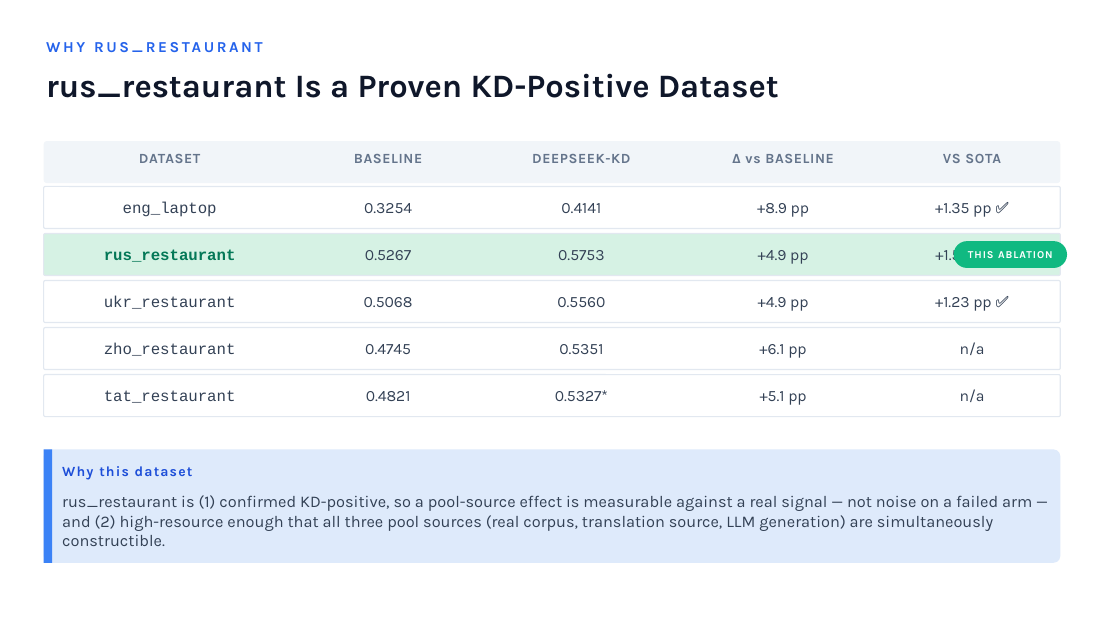
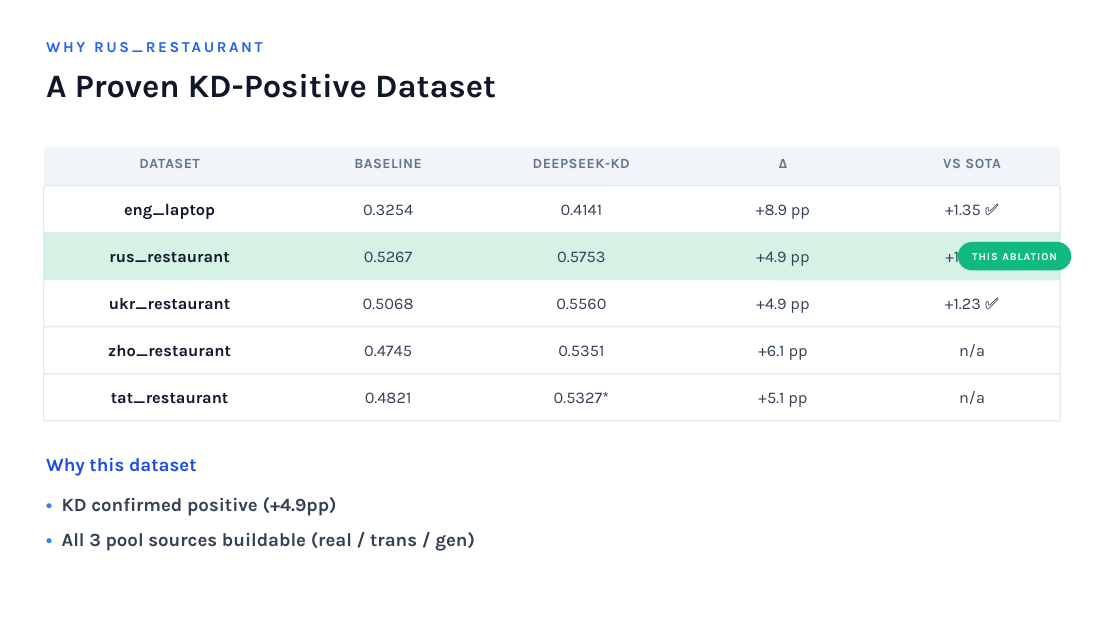
Before and after one commit to magnum-qin/ABSA-QUAD, a slide deck: slide 3 of docs/KD_pool_source_ablation_20260703.pptx. Drawn at 1120x630 pixels with LibreOffice and Linux fonts; fonts in the diff are those of the drawing. Boxes give left, top, right and bottom in pixels: in the first picture for what was removed or moved away, otherwise in the second. Text is boxed around its words. In the diff, an @@ line names an element or a change of style, - is before the commit and + after.

Commit message:
feat: update KD pool source ablation presentation

```diff
--- a/docs/KD_pool_source_ablation_20260703.pptx
+++ b/docs/KD_pool_source_ablation_20260703.pptx
@@ text at box(46, 73, 496, 98): text changed @@
-rus_restaurant Is a Proven KD-Positive Dataset
+A Proven KD-Positive Dataset
@@ rounded rectangle: place and size @@
-rounded rectangle at box(44, 141, 1060, 183)
+rounded rectangle at box(44, 147, 1060, 186)
@@ text at box(779, 159, 788, 168): text changed @@
-Δ vs BASELINE
+Δ
@@ letter spacing 0.5 to 0.4 pt in 4 elements at box(139, 159, 200, 168), box(533, 159, 630, 168), box(354, 159, 421, 168), box(943, 159, 1000, 168) @@
@@ rounded rectangle: place and size @@
-rounded rectangle at box(44, 187, 1060, 229)
+rounded rectangle at box(44, 186, 1060, 233)
@@ text at box(945, 204, 981, 215): text changed; size 13.5 to 14 pt @@
-+1.35 pp ✅
++1.35 ✅
@@ rounded rectangle: place and size @@
-rounded rectangle at box(44, 234, 1060, 276)
+rounded rectangle at box(44, 233, 1060, 280)
@@ text "rus_restaurant" at box(109, 252, 229, 263): size 13.5 to 14 pt, font Courier New to Karla, text colour #047857 to #0F172A @@
@@ text at box(945, 248, 980, 267): text changed; size 13.5 to 14 pt @@
-+1.54 pp ✅
++1.54 ✅
@@ rounded rectangle "THIS ABLATION": place and size @@
-rounded rectangle "THIS ABLATION" at box(954, 241, 1067, 268)
+rounded rectangle "THIS ABLATION" at box(958, 242, 1071, 271)
@@ rounded rectangle: place and size @@
-rounded rectangle at box(44, 281, 1060, 323)
+rounded rectangle at box(44, 280, 1060, 327)
@@ text at box(945, 298, 981, 309): text changed; size 13.5 to 14 pt @@
-+1.23 pp ✅
++1.23 ✅
@@ rounded rectangle: place and size @@
-rounded rectangle at box(44, 328, 1060, 370)
+rounded rectangle at box(44, 327, 1060, 374)
@@ proportions changed in 5 elements at box(44, 186, 1060, 233), box(44, 233, 1060, 280), box(44, 280, 1060, 327), box(44, 327, 1060, 374), box(44, 374, 1060, 421) @@
@@ rounded rectangle: place and size @@
-rounded rectangle at box(44, 375, 1060, 417)
+rounded rectangle at box(44, 374, 1060, 421)
@@ size 13.5 to 14 pt, font Courier New to Karla, text colour #334155 to #0F172A, bold on in 4 elements at box(124, 203, 215, 219), box(109, 297, 231, 310), box(108, 344, 231, 357), box(111, 393, 229, 404) @@
@@ size 13.5 to 14 pt in 17 elements at box(561, 204, 603, 215), box(756, 204, 810, 219), box(557, 251, 605, 262), box(756, 251, 809, 266), box(363, 204, 413, 215), box(364, 251, 412, 262), box(558, 345, 604, 356), box(556, 298, 606, 309), box(758, 345, 808, 360), box(554, 392, 609, 403), box(758, 392, 807, 407), box(756, 298, 809, 313), box(364, 345, 412, 356), box(365, 392, 412, 403), box(363, 298, 414, 309), box(959, 344, 985, 357), box(959, 391, 985, 404) @@
@@ rounded rectangle removed at box(44, 450, 1060, 563) @@
@@ rectangle removed at box(44, 450, 52, 563) @@
@@ text "Why this dataset": place and size @@
-text "Why this dataset" at box(62, 466, 193, 480)
+text "Why this dataset" at box(46, 458, 197, 476)
@@ text "Why this dataset" at box(46, 458, 197, 476): size 12 to 16 pt, letter spacing 1 to 0 pt @@
@@ text removed at box(62, 495, 1032, 546) @@
-rus_restaurant is (1) confirmed KD-positive, so a pool-source effect is measurable against a real signal — not noise on a failed arm — and (2) high-resource enough that all three pool sources (real corpus, translation source, LLM generation) are simultaneously constructible.
@@ text added at box(62, 497, 475, 551), 16 pt, text #334155, bold @@
+• KD confirmed positive (+4.9pp)
+• All 3 pool sources buildable (real / trans / gen)
```
Also in this commit, not shown: 7 other slides changed, 1 slide added, 1 slide removed.
